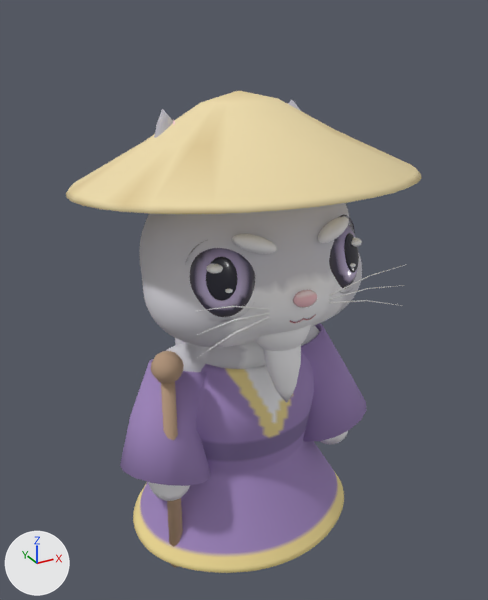
A saved change to the glTF model public/assets/models/characters/mestre_lotus.glb.
Both versions are drawn from a camera (50 mm lens) standing at (-0.687, -1.265, 1.243) and looking at (0.006, -0.005, 0.613). The lights are fixed; the arrows at lower left show +X, +Y and +Z. The first picture is the older version. Where no turn or scale is listed for an object, it has been applied to the vertices. Vertices at exactly the same position are counted once.

The older version as bpy lines, for what is in view:
```python
me_extra_handr = bpy.data.meshes.new('extra_handR')
me_extra_handr.from_pydata(...)  # a UV sphere (10 segments, 8 rings, poles along z) spanning x -0.12..0.12, y -0.12..0.12, z 0.76..1.0; an 8-sided cylinder along z spanning x -0.06..0.06, y -0.06..0.06, z -1.0..0.81
me_extra_handr.materials.append(mat_wood)
me_headparts = bpy.data.meshes.new('headparts')
me_headparts.from_pydata(...)  # 3188 vertices, 6304 faces; spans x -0.387..0.353, y -0.337..0.399, z -0.305..0.326
# faces by material slot: [2944, 1104, 320, 1936]
me_headparts.materials.append(mat_eye)
me_headparts.materials.append(mat_gloss)
me_headparts.materials.append(mat_wood)
me_headparts.materials.append(mat_fur)
me_sleeve_r = bpy.data.meshes.new('sleeve.R')
me_sleeve_r.from_pydata(...)  # 96 vertices, 192 faces; spans x -0.329..-0.081, y -0.159..0.076, z 0.212..0.508
me_sleeve_r.materials.append(mat_cloth)
ob_extra_handr = bpy.data.objects.new('extra_handR', me_extra_handr)
ob_extra_handr.location = (-0.226, -0.09, 0.287)
ob_extra_handr.scale = (0.287, 0.287, 0.287)
ob_headparts = bpy.data.objects.new('headparts', me_headparts)
ob_headparts.location = (0.017, -0.042, 0.753)
ob_sleeve_r = bpy.data.objects.new('sleeve.R', me_sleeve_r)
ob_sleeve_r.location = (0.0, 0.0, 0.0)
# also in view: 'pupil.R' at (-0.152, -0.204, 0.767); 'sleeve.L' at (0.205, -0.042, 0.36); 'robe' at (0.0, 0.043, 0.263); 'body' at (0.0, 0.043, 0.469)
```
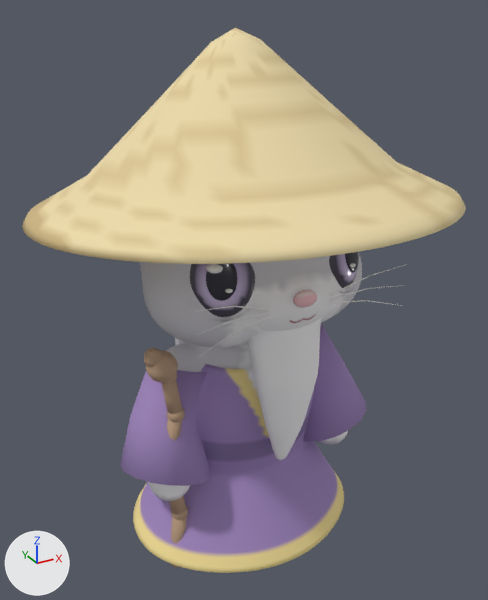
Where the newer file only moved an object's origin or applied its transform, the numbers keep the older frame.

Boxes (x1, y1, x2, y2) around the edits, measured in the pictures (488 x 600 px):
'headparts', reshaped (25% wider, 38% taller): before (66, 90, 422, 403); after (22, 27, 466, 460)
'extra_handR', reshaped, moved, rescaled (32% wider): before (151, 351, 184, 567); after (144, 348, 188, 567)
part 1 of me_headparts, rebuilt (25% wider, 90% taller): before (66, 90, 422, 214); after (22, 27, 466, 264)
part 2 of me_headparts, added: after (243, 303, 337, 460)
part 3 of me_headparts, built on: before (255, 324, 311, 403)
part 4 of me_extra_handr, added: after (171, 506, 188, 520)
part 5 of me_extra_handr, added: after (167, 407, 185, 422)
part 6 of me_extra_handr, added: after (144, 348, 162, 367)
part 7 of me_extra_handr, added (brown): after (146, 350, 178, 382)
part 8 of me_extra_handr, rebuilt (not visible afterwards): before (151, 351, 184, 384)
part 9 of me_extra_handr, added: after (170, 517, 187, 567)
part 10 of me_extra_handr, added: after (169, 496, 186, 514)
part 11 of me_extra_handr, added (mostly hidden): after (167, 420, 182, 441)
part 12 of me_extra_handr, added (brown): after (162, 381, 182, 414)
part 13 of me_extra_handr, deleted (brown): before (161, 382, 183, 567)

The edits, one by one:
me_headparts is used by ob_headparts; location (0.017, -0.042, 0.753).
me_headparts had 3188 vertices, 6304 faces and spanned x -0.387..0.353, y -0.337..0.399, z -0.305..0.326.
me_headparts now has 5026 vertices, 9984 faces and spans x -0.477..0.443, y -0.427..0.489, z -0.461..0.446.
me_headparts part 1: the loose piece of 162 vertices spanning x -0.387..0.353, y -0.337..0.399, z 0.107..0.326 is rebuilt with 1666 vertices and now spans x -0.477..0.443, y -0.427..0.489, z 0.05..0.446.
me_headparts part 2: a new loose piece of 954 vertices spanning x -0.129..0.096, y -0.209..-0.093, z -0.461..-0.029, in mat_fur.
me_headparts part 3: 621 vertices removed from x -0.083..0.138, y -0.194..-0.061, z -0.305..-0.053; 1 vertex added at x 0.138, y -0.151, z -0.068.
me_extra_handr is used by ob_extra_handr; location (-0.226, -0.09, 0.287); scale (0.287, 0.287, 0.287).
me_extra_handr had 88 vertices, 168 faces and spanned x -0.12..0.12, y -0.12..0.12, z -1.0..1.0.
me_extra_handr now has 362 vertices, 680 faces and spans x -0.15..0.15, y -0.11..0.11, z -1.0..1.0.
me_extra_handr part 4: a new loose piece, an icosphere of 80 faces spanning x 0.0..0.14, y -0.07..0.07, z -0.56..-0.42, in mat_wood.
me_extra_handr part 5: a new loose piece, an icosphere of 80 faces spanning x 0.0..0.15, y -0.07..0.07, z 0.35..0.49, in mat_wood.
me_extra_handr part 6: a new loose piece, an icosphere of 80 faces spanning x -0.15..0.0, y -0.07..0.07, z 0.86..1.0, in mat_wood.
me_extra_handr part 7: a new loose piece, a UV sphere (10 segments, 8 rings, poles along z) spanning x -0.12..0.1, y -0.11..0.11, z 0.73..0.96, in mat_wood.
me_extra_handr part 8: the loose piece of 72 vertices spanning x -0.12..0.12, y -0.12..0.12, z 0.76..1.0 is rebuilt with 16 vertices and now spans x -0.12..0.08, y -0.06..0.06, z 0.73..0.96.
me_extra_handr part 9: a new loose piece of 16 vertices spanning x -0.04..0.13, y -0.06..0.06, z -1.0..-0.48, in mat_wood.
me_extra_handr part 10: a new loose piece of 16 vertices spanning x -0.06..0.13, y -0.06..0.06, z -0.5..-0.01, in mat_wood.
me_extra_handr part 11: a new loose piece of 16 vertices spanning x -0.07..0.13, y -0.06..0.06, z -0.03..0.43, in mat_wood.
me_extra_handr part 12: a new loose piece of 16 vertices spanning x -0.03..0.13, y -0.06..0.06, z 0.41..0.77, in mat_wood.
me_extra_handr part 13: 16 vertices removed from x -0.06..0.06, y -0.06..0.06, z -1.0..0.81.
Other edits to the shape of me_extra_handr do not show in these pictures.
Object 'extra_handR' (ob_extra_handr) moves from (-0.226, -0.09, 0.287) to (-0.234, -0.09, 0.295).
Object 'extra_handR' (ob_extra_handr) is rescaled from (0.287, 0.287, 0.287) to (0.296, 0.296, 0.296).
